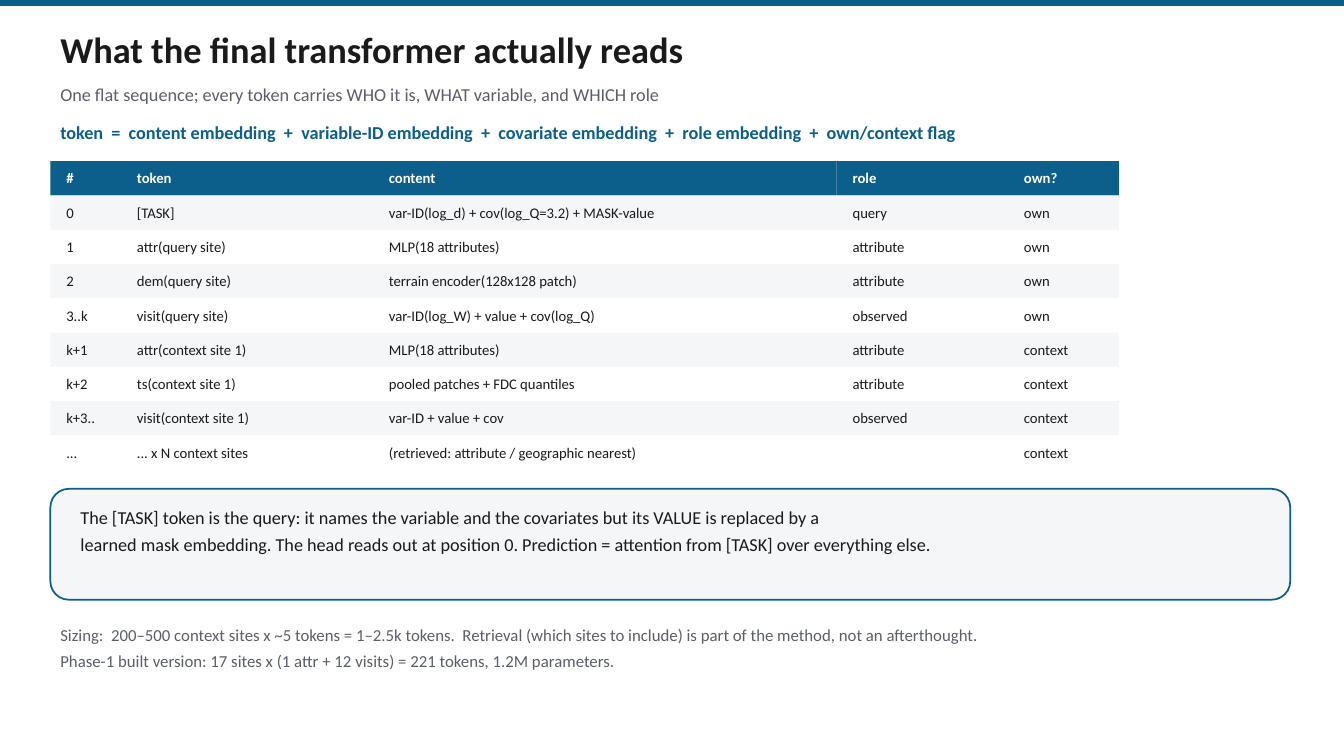
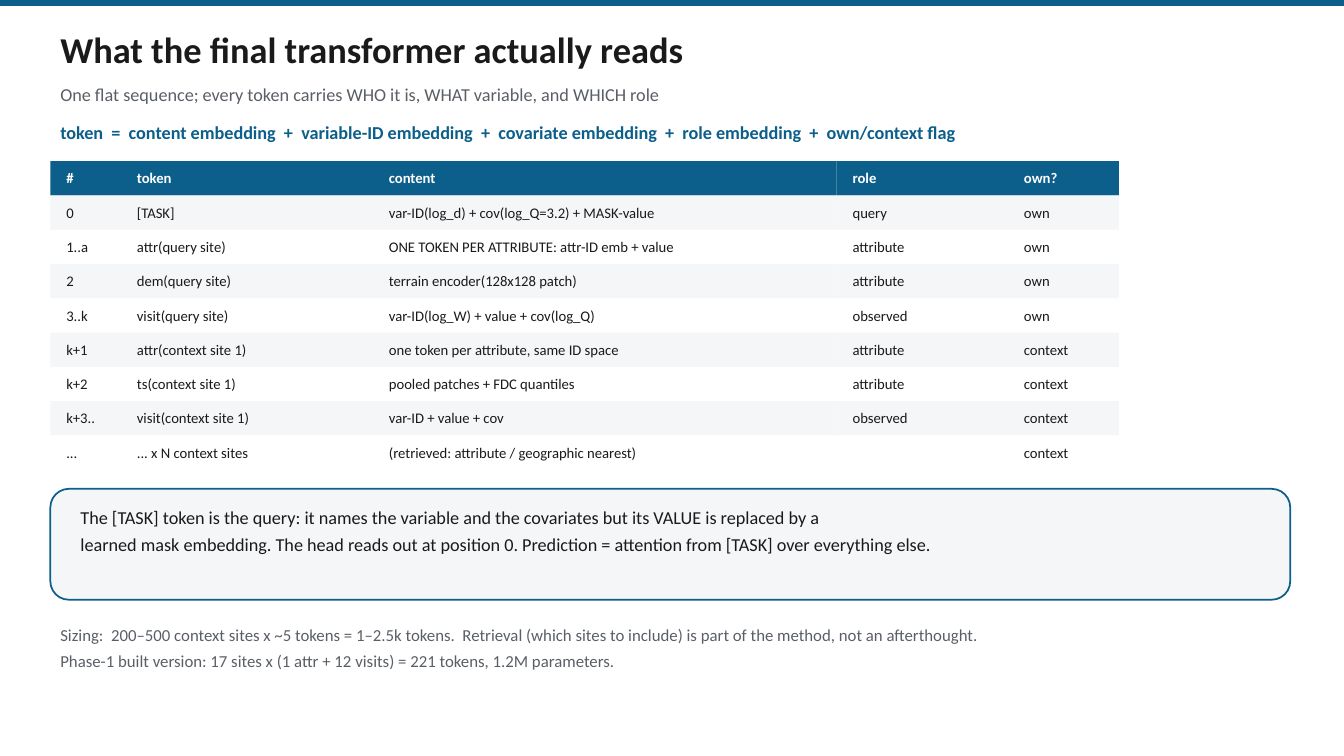
Before and after one commit to chaopengshen/hydroPFN, a slide deck: slide 5 of docs/StefaNP_design.pptx. Drawn at 1344x756 pixels with LibreOffice and Linux fonts; fonts in the diff are those of the drawing. Boxes give left, top, right and bottom in pixels: in the first picture for what was removed or moved away, otherwise in the second. Text is boxed around its words. In the diff, an @@ line names an element or a change of style, - is before the commit and + after.

Commit message:
Design: per-attribute tokens replace the single static MLP token
Attributes are ID-addressed like series variables, so a new attribute is a new
ID rather than a change to the input layer, a missing attribute is an ABSENT
TOKEN rather than a zero, and attribute masking becomes identical to variable
masking. Costs +13% tokens (196 -> 222).

Driven by global-scale constraints rather than CAMELS: ~40,000 stations, many
curated statics unreliable or missing, DEM the only globally consistent input
and only at 30 m. Records the open question of whether the architecture should
preferentially rely on DEM-derived features, and that the honest first step is
to ablate curated statics at inference and measure the drop.

Deck slide added recording the six design decisions this session's experiments
forced, each with the measurement that contradicted the prior design.

```diff
--- a/docs/StefaNP_design.pptx
+++ b/docs/StefaNP_design.pptx
@@ text at (x1=66, y1=242, x2=88, y2=252): text changed @@
-1
+1..a
@@ text at (x1=389, y1=242, x2=674, y2=252): text changed @@
-MLP(18 attributes)
+ONE TOKEN PER ATTRIBUTE: attr-ID emb + value
@@ text at (x1=389, y1=345, x2=619, y2=358): text changed @@
-MLP(18 attributes)
+one token per attribute, same ID space
```
Also in this commit, not shown: 1 slide added, 3 other files.
